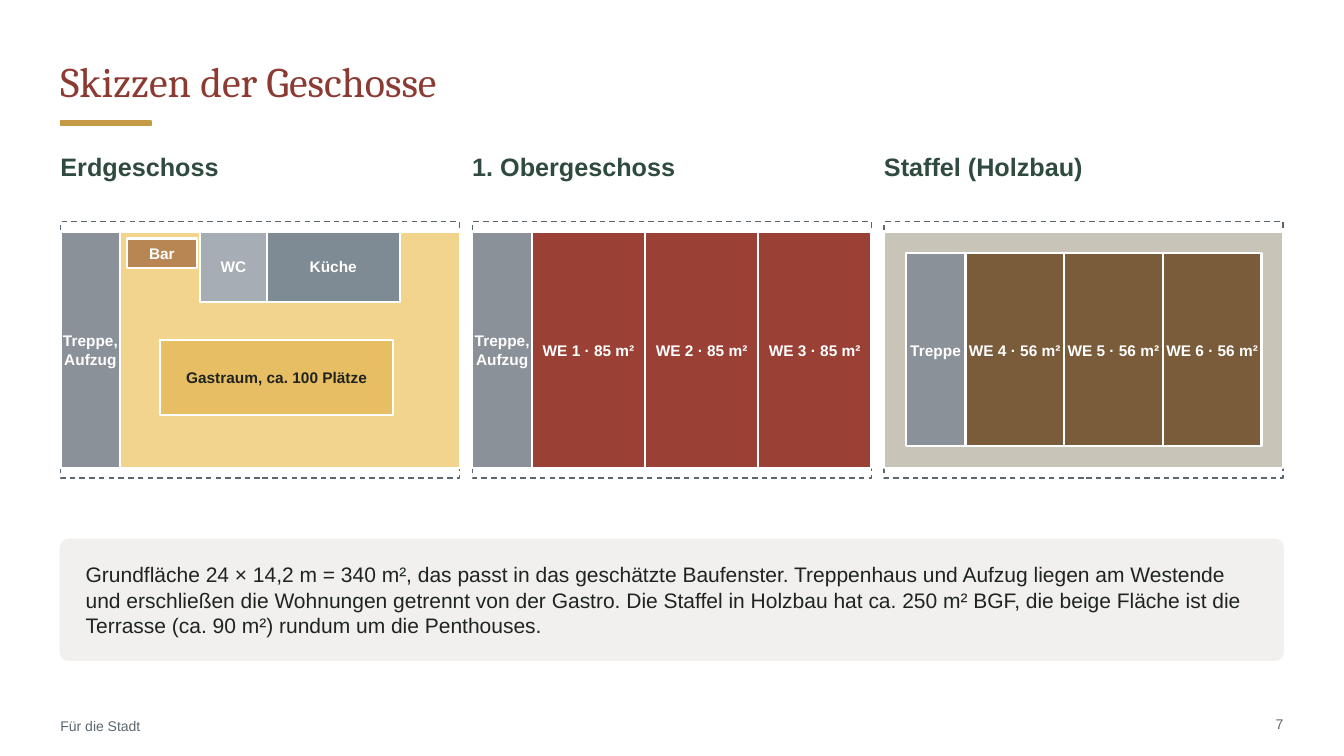
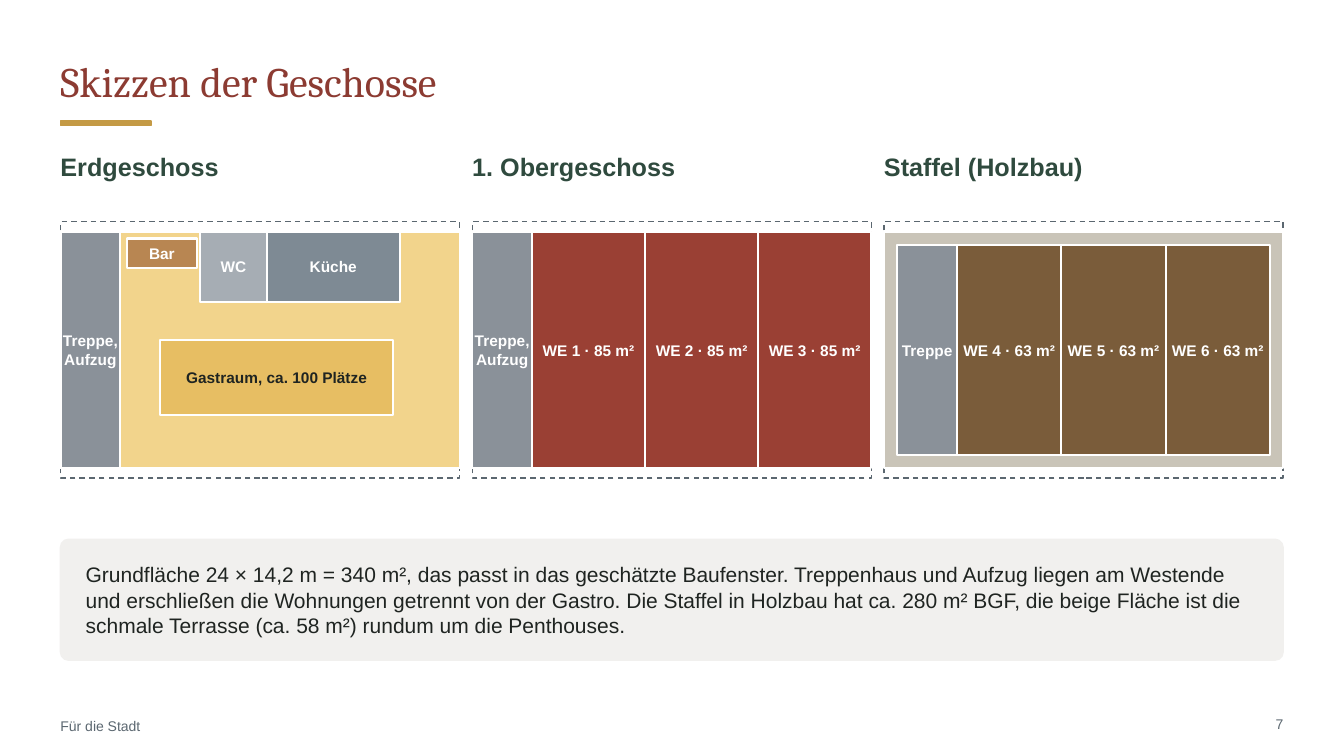
Before and after one commit to CartoonUsername/bau-projekt, a slide deck: slide 7 of praesentation/Neue-Mitte-Werlte_Baufeld3_6-Wohnungen_Gastro-EG.pptx. Drawn at 1344x756 pixels with LibreOffice and Linux fonts; fonts in the diff are those of the drawing. Boxes give left, top, right and bottom in pixels: in the first picture for what was removed or moved away, otherwise in the second. Text is boxed around its words. In the diff, an @@ line names an element or a change of style, - is before the commit and + after.

```diff
--- a/praesentation/Neue-Mitte-Werlte_Baufeld3_6-Wohnungen_Gastro-EG.pptx
+++ b/praesentation/Neue-Mitte-Werlte_Baufeld3_6-Wohnungen_Gastro-EG.pptx
@@ text "Treppe" moved from (x1=910, y1=345, x2=961, y2=359) to (x1=902, y1=345, x2=953, y2=359) @@
@@ rectangle resized from (x1=905, y1=253, x2=965, y2=446) to (x1=897, y1=245, x2=957, y2=455) @@
@@ rectangle resized from (x1=966, y1=253, x2=1065, y2=446) to (x1=958, y1=245, x2=1062, y2=455) @@
@@ rectangle resized from (x1=1065, y1=253, x2=1164, y2=446) to (x1=1062, y1=245, x2=1166, y2=455) @@
@@ rectangle resized from (x1=1164, y1=253, x2=1262, y2=446) to (x1=1167, y1=245, x2=1270, y2=455) @@
@@ text at (x1=963, y1=345, x2=1055, y2=356): text changed @@
-WE 4 · 56 m²
+WE 4 · 63 m²
@@ text at (x1=1068, y1=345, x2=1159, y2=356): text changed @@
-WE 5 · 56 m²
+WE 5 · 63 m²
@@ text at (x1=1172, y1=345, x2=1264, y2=356): text changed @@
-WE 6 · 56 m²
+WE 6 · 63 m²
@@ text at (x1=86, y1=566, x2=1240, y2=637): text changed @@
-Grundfläche 24 × 14,2 m = 340 m², das passt in das geschätzte Baufenster. Treppenhaus und Aufzug liegen am Westende und erschließen die Wohnungen getrennt von der Gastro. Die Staffel in Holzbau hat ca. 250 m² BGF, die beige Fläche ist die Terrasse (ca. 90 m²) rundum um die Penthouses.
+Grundfläche 24 × 14,2 m = 340 m², das passt in das geschätzte Baufenster. Treppenhaus und Aufzug liegen am Westende und erschließen die Wohnungen getrennt von der Gastro. Die Staffel in Holzbau hat ca. 280 m² BGF, die beige Fläche ist die schmale Terrasse (ca. 58 m²) rundum um die Penthouses.
```
Also in this commit, not shown: 16 other slides changed, 21 other files.
